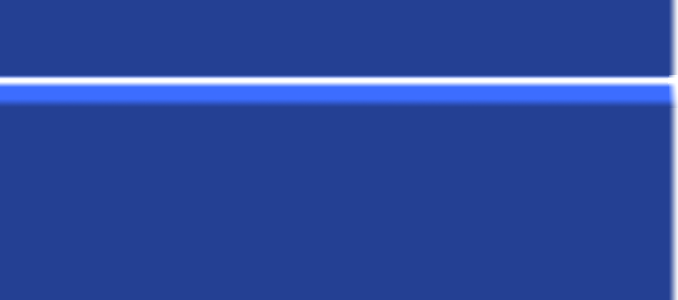
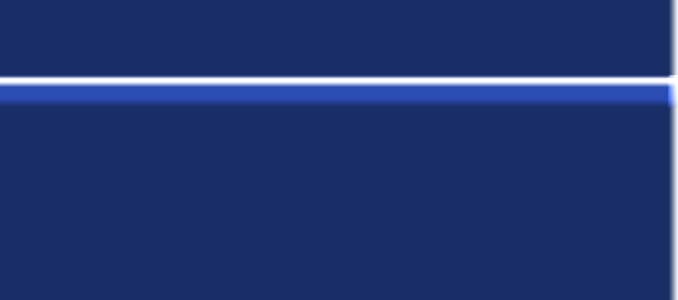
Two versions of the same layered image (678x300). Layer-by-layer changes:
painted on "Layer 0" over [0, 0, 678, 300]
